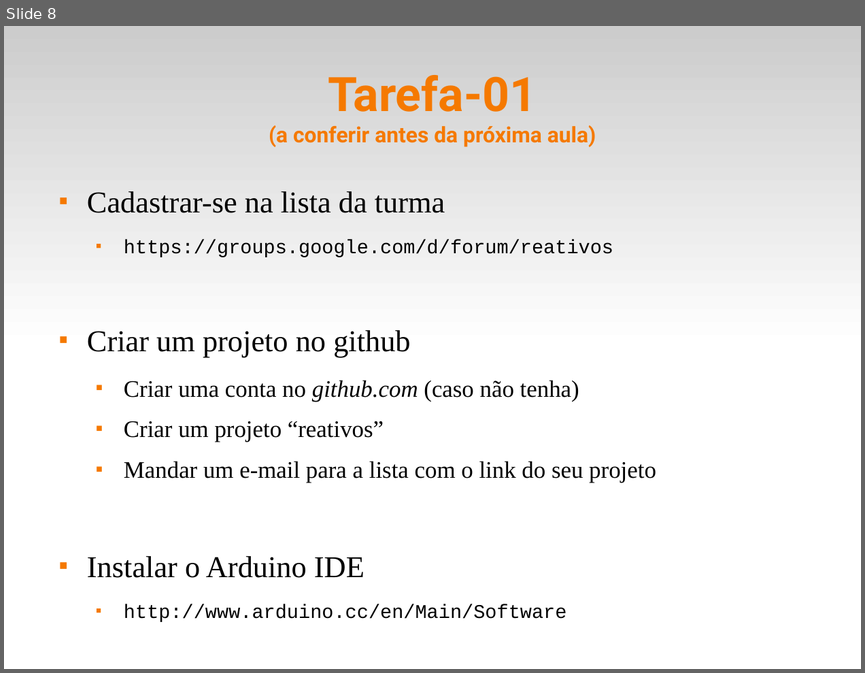
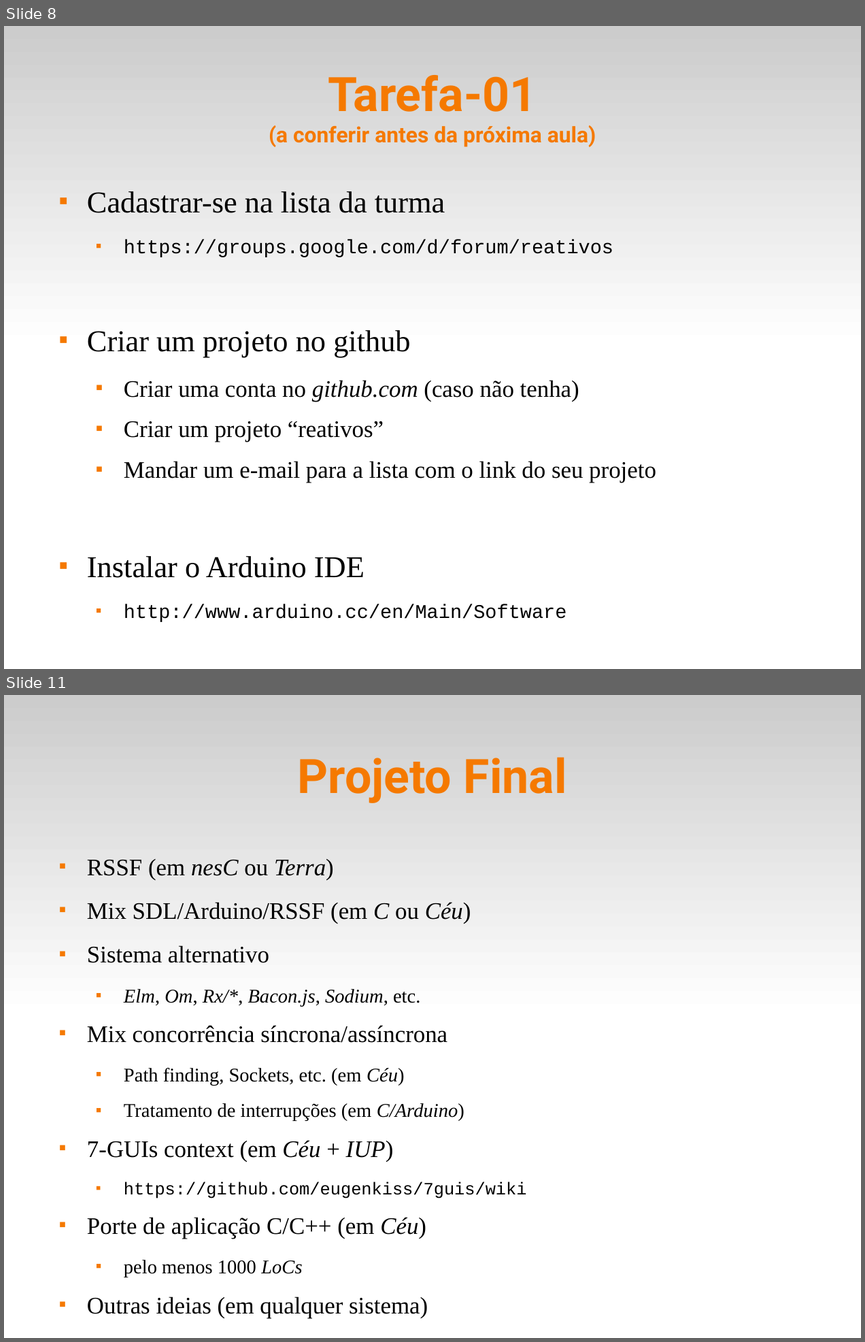
Before and after one commit to fsantanna-uerj/reativos, a slide deck: slides/00_intro.odp. Shown one above the other, each under a label of ours: slide 8 before the commit, slides 8 and 11 after it; the slides between them are not shown. The pictures are 865x673 and 865x1342 pixels, drawn with LibreOffice and Linux fonts; fonts in the diff are those of the drawing. Boxes give left, top, right and bottom in pixels: in the first picture for what was removed or moved away, otherwise in the second. Text is boxed around its words. In the diff, an @@ line names an element or a change of style, - is before the commit and + after.

```diff
--- a/slides/00_intro.odp
+++ b/slides/00_intro.odp
@@ slide 11 added at <box>4,695,861,1338</box>, background #FFFFFF; not listed: 1 template element that a slide beside it also shows @@
@@ title added at <box>298,757,567,803</box>, 44 pt, text #F57900, bold @@
+Projeto Final
@@ text added at <box>87,859,527,1318</box>, 22 pt, text #000000 @@
+■ RSSF (em nesC ou Terra)
+■ Mix SDL/Arduino/RSSF (em C ou Céu)
+■ Sistema alternativo
+  ■ Elm, Om, Rx/*, Bacon.js, Sodium, etc.
+■ Mix concorrência síncrona/assíncrona
+  ■ Path finding, Sockets, etc. (em Céu)
+  ■ Tratamento de interrupções (em C/Arduino)
+■ 7-GUIs context (em Céu + IUP)
+  ■ https://github.com/eugenkiss/7guis/wiki
+■ Porte de aplicação C/C++ (em Céu)
+  ■ pelo menos 1000 LoCs
+■ Outras ideias (em qualquer sistema)
```
Also in this commit, not shown: 1 slide changed, 1 other slide added, 2 other files.
